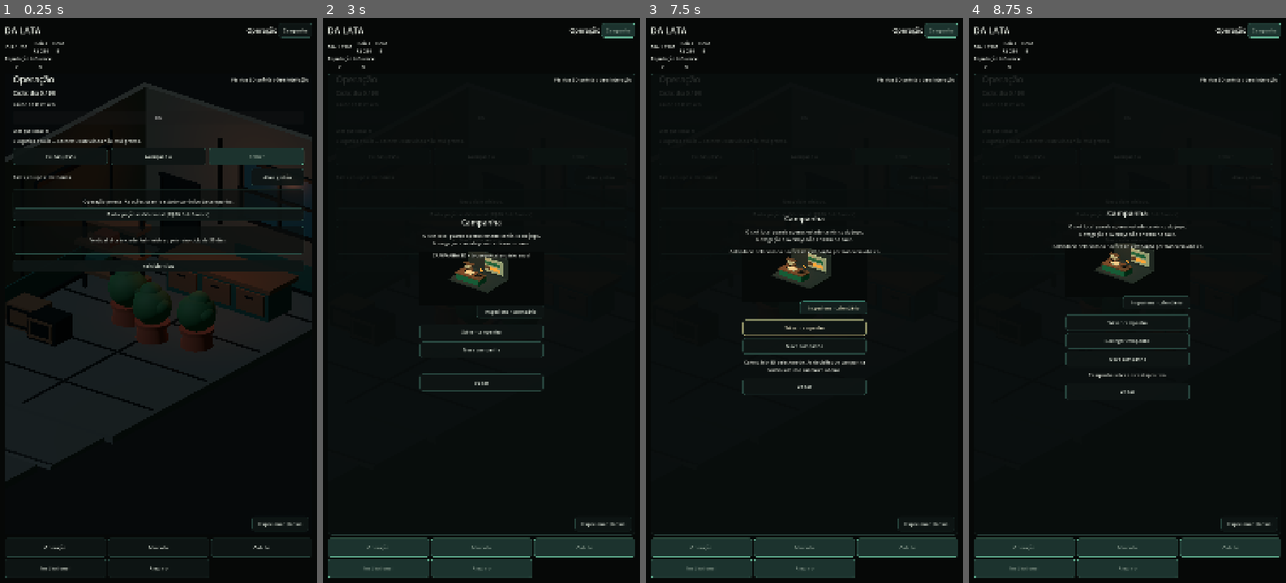
Above: before the commit, frames 1-4 (left to right).
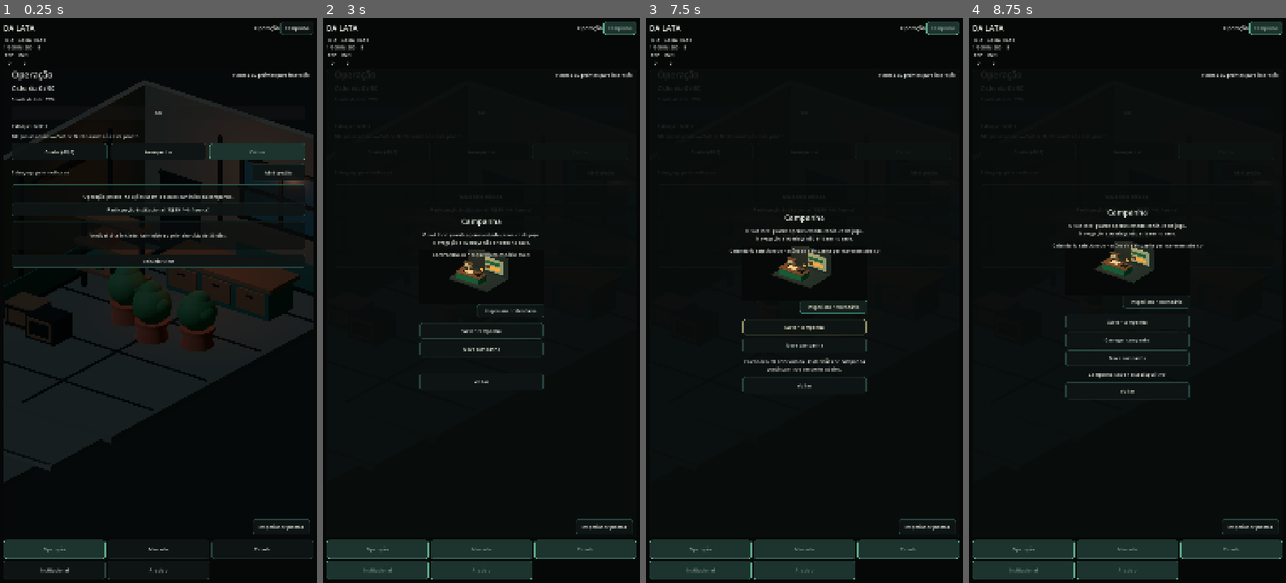
Above: after the commit, the same moments.

Repository: az1nn/growing-rio
Game: Godot game, scene res://scenes/shell/game_shell.tscn
Same seed, same stepped clock (60 frames per second), same inputs: the game is played once before the commit and once after it.
Inputs:
- Up to frame 1 (0.25 s): no input
- Up to frame 2 (3 s): click "Reiniciar ciclo" at 0.5 s; click "Reiniciar ciclo" at 1.25 s; click "Reiniciar ciclo" at 2 s; click "Campanha" at 2.75 s
- Up to frame 3 (7.5 s): click "Inspecionar plantas" at 3.5 s; click "Cuidar (-R$5)" at 4.25 s; click "Avançar dia" at 5 s; click "Abrir gestão" at 5.75 s; click "Participação institucional (-…" at 6.5 s; click "Inspecionar calendário" at 7.25 s
- Up to frame 4 (8.75 s): click "Salvar campanha" at 8 s

The runs differ from the first frame. In frame 1, 8.5% of the frame differs, in the area x 1-99%, y 0-100%; in frame 2, 4.4%; in frame 3, 4.8%; in frame 4, 4.6%.
Error before the commit: Attempt to call function 'has_signal' in base 'null instance' on a null instance. (res://scenes/shell/game_shell.gd:88)

Commit message:
feat(cena): mount hidden Finale diorama for exact-head capture

Diff:
--- a/scenes/shell/game_shell.tscn
+++ b/scenes/shell/game_shell.tscn
@@ -9,6 +9,7 @@
 [ext_resource type="Theme" path="res://resources/ui/dalata_theme.tres" id="7_theme"]
 [ext_resource type="PackedScene" path="res://scenes/visual/campaign_diorama.tscn" id="8_campaign"]
 [ext_resource type="PackedScene" path="res://scenes/visual/narrative_diorama.tscn" id="9_narrative"]
+[ext_resource type="PackedScene" path="res://scenes/visual/finale_diorama.tscn" id="10_finale"]
 
 [node name="GameShell" type="Control"]
 layout_mode = 3
@@ -255,6 +256,12 @@
 layout_mode = 2
 
 [node name="NarrativeDiorama" parent="Margin/Layout/ContentRow/SurfaceHost/OverlayHost/OverlayCenter/OverlayCard" instance=ExtResource("9_narrative")]
+unique_name_in_owner = true
+visible = false
+custom_minimum_size = Vector2(0, 230)
+layout_mode = 2
+
+[node name="FinaleDiorama" parent="Margin/Layout/ContentRow/SurfaceHost/OverlayHost/OverlayCenter/OverlayCard" instance=ExtResource("10_finale")]
 unique_name_in_owner = true
 visible = false
 custom_minimum_size = Vector2(0, 230)
Not shown: 1 places in scenes/shell/game_shell.tscn that only renumber resources
